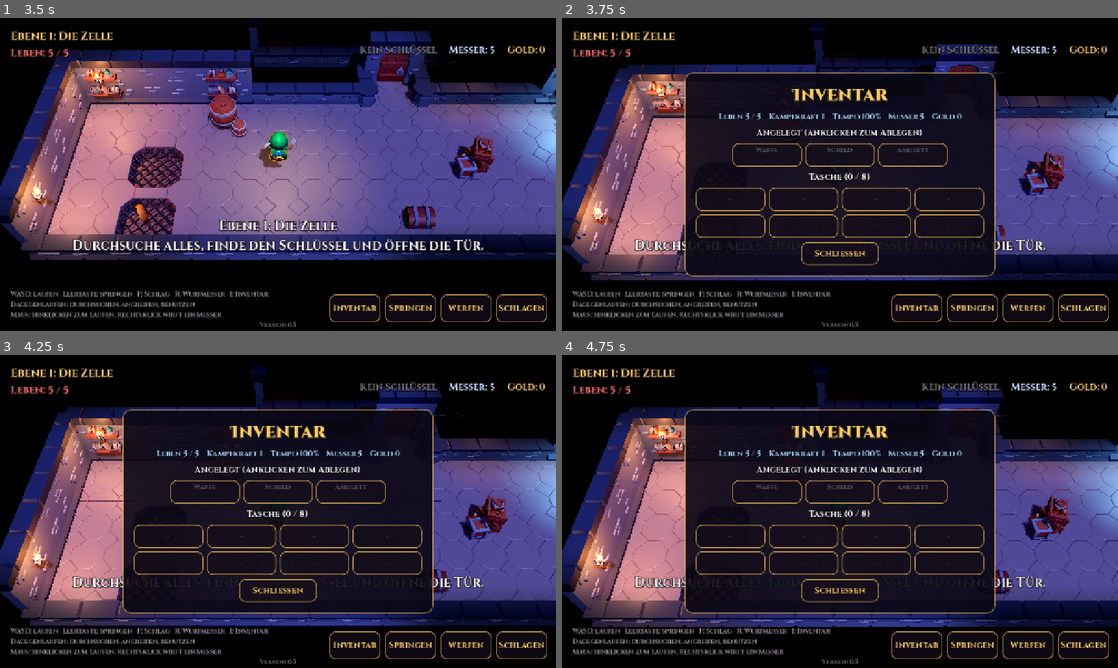
Above: before the commit, frames 1-4 (two rows, left to right).
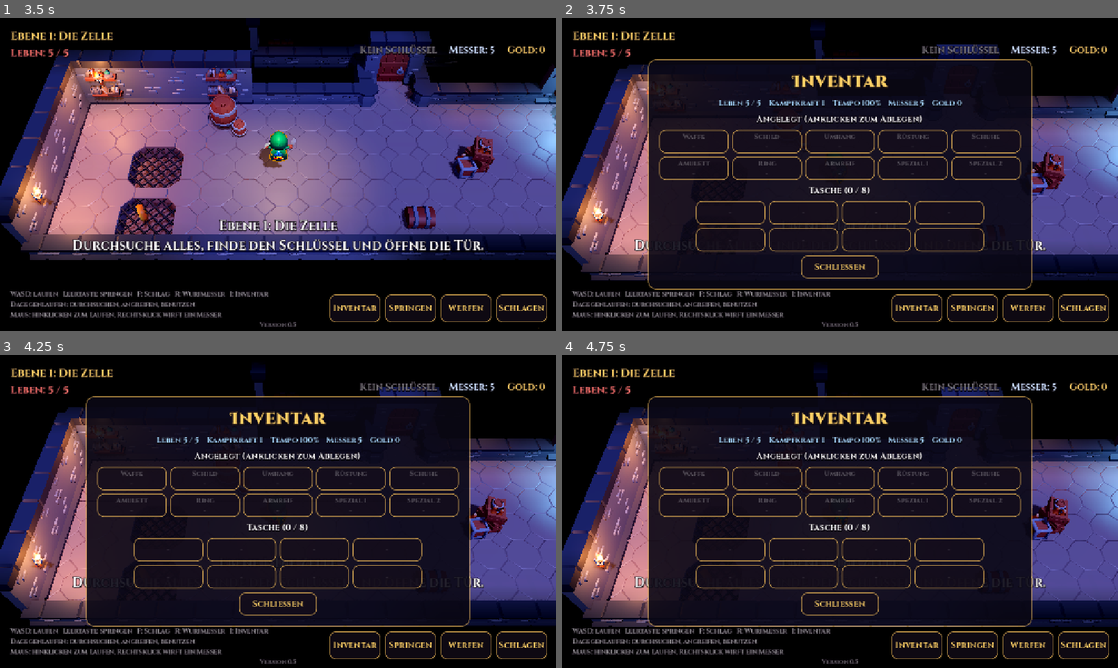
Above: after the commit, the same moments.

Repository: Devilbane/Escape
Game: Godot game, scene res://scenes/main.tscn
Same seed, same stepped clock (60 frames per second), same inputs: the game is played once before the commit and once after it.
Inputs (mouse positions are in pixels of both pictures, inside the frame that each line leads up to):
- Up to frame 1 (3.5 s): tap Enter at 0.5 s; move the mouse to (400, 158) at 0.52 s; hold Right (ui_right) 0.53-1.28 s; tap N at 0.6 s; click (400, 158) at 0.67 s; tap Space at 0.77, 1.52, 3.02 s; move the mouse to (166, 190) at 1.27 s; hold Down (ui_down) 1.28-2.03 s; tap 1 at 1.35 s; move the mouse to (333, 105) at 2.02 s; hold Right (ui_right) 2.03-2.78 s; tap 2 at 2.1 s; move the mouse to (250, 237) at 2.77 s; hold Up (ui_up) from 2.78 s (still down); tap 3 at 2.85 s; click (250, 237) at 2.92 s
- Up to frame 2 (3.75 s): move the mouse to (1006, 221) at 3.52 s; release Up (ui_up) at 3.53 s; hold Left (ui_left) from 3.53 s (still down); tap I at 3.6 s
- Up to frame 3 (4.25 s): keep holding Left (ui_left); tap Space at 3.77 s
- Up to frame 4 (4.75 s): keep holding Left (ui_left); move the mouse to (673, 464) at 4.27 s; tap F at 4.35 s; tap Space at 4.52 s

Frame 1 is identical in both runs. In frame 2, 18% of the frame differs, in the area x 15-85%, y 13-87%; in frame 3, 19%; in frame 4, 19%.

Commit message:
Add cloak, armour, shoes, ring, bracelet and two special slots
New items for each slot. Cloaks, armour and shoes recolour the hero
with a tint shader that keeps the texture's shading. Four specials have
effects of their own: Vampirzahn heals on every kill, Glücksklee doubles
gold, Dornenrune hurts melee attackers and Phönixfeder saves the hero
from death once. The inventory shows the ten slots in two rows.

Co-Authored-By: Claude Opus 5.5 <noreply@anthropic.com>
Claude-Session: https://claude.ai/code/session_01QGyVRgLkXQ7bY3FzbpWzyK

Diff:
--- a/scripts/enemy.gd
+++ b/scripts/enemy.gd
@@ -166,7 +166,7 @@
 	var d := player.global_position - global_position
 	d.y = 0.0
 	if d.length() < MELEE_RANGE + 0.6:
-		player.take_damage(1, global_position)
+		player.take_damage(1, global_position, self)
 
 
 func _shoot(player: Player) -> void:
--- a/scripts/game.gd
+++ b/scripts/game.gd
@@ -403,7 +403,7 @@
 	level.door_opened.connect(func(): show_message("Die Tür öffnet sich knarrend..."))
 	level.door_locked.connect(func(): show_message("Verschlossen. Finde den Schlüssel!"))
 	level.player_hurt.connect(func(): player.take_damage(1, player.global_position - player.facing()))
-	level.enemy_killed.connect(func(): show_message("Das Skelett zerfällt zu Staub.", 1.4))
+	level.enemy_killed.connect(_on_enemy_killed)
 	level.exit_reached.connect(_on_exit_reached)
 	_pending_search = {}
 	_pending_station = {}
@@ -545,8 +545,21 @@
 
 
 func _on_coins_collected(amount: int) -> void:
-	coins += amount
+	coins += _gold(amount)
 	_update_hud()
+
+
+## Gold found, doubled by the lucky clover.
+func _gold(amount: int) -> int:
+	return amount * 2 if player.has_special("gluecksklee") else amount
+
+
+func _on_enemy_killed() -> void:
+	show_message("Das Skelett zerfällt zu Staub.", 1.4)
+	if player.has_special("vampirzahn") and player.hp < player.max_hp and not player.dead:
+		player.hp += 1
+		Effects.float_text(level, player.global_position + Vector3(0, 2.6, 0), "+1", Color(0.5, 1.0, 0.5))
+		_update_hud()
 
 
 ## Running into an object searches it.
@@ -578,8 +591,8 @@
 	var text := "%s: leer" % obj.label
 	var color := Color(0.8, 0.8, 0.85)
 	if loot.has("gold"):
-		coins += loot.gold
-		text = "+%d Gold" % loot.gold
+		coins += _gold(loot.gold)
+		text = "+%d Gold" % _gold(loot.gold)
 		color = GOLD
 	elif loot.has("knives"):
 		player.knives += loot.knives
--- a/scripts/items.gd
+++ b/scripts/items.gd
@@ -1,21 +1,42 @@
 class_name Items
 extends RefCounted
-## Everything the hero can carry: weapons, shields and amulets.
+## Everything the hero can carry: weapons, shields, clothes, jewellery and specials.
 ## Each item adds to one of the hero's values while it is worn.
 
-const SLOTS := ["waffe", "schild", "amulett"]
-const SLOT_NAMES := {"waffe": "Waffe", "schild": "Schild", "amulett": "Amulett"}
+const SLOTS := ["waffe", "schild", "umhang", "ruestung", "schuhe",
+		"amulett", "ring", "armreif", "spezial_1", "spezial_2"]
+const SLOT_NAMES := {"waffe": "Waffe", "schild": "Schild", "umhang": "Umhang",
+		"ruestung": "Rüstung", "schuhe": "Schuhe", "amulett": "Amulett", "ring": "Ring",
+		"armreif": "Armreif", "spezial_1": "Spezial 1", "spezial_2": "Spezial 2"}
 const BAG_SIZE := 8
 
+## Cloaks, armour and shoes also colour the hero ("tint"; "metal" makes it shine).
+## Specials ("spezial") have an effect of their own instead of plain numbers.
 const ALL := {
 	"schwert": {"name": "Schwert", "slot": "waffe", "power": 1, "price": 12, "model": "res://assets/weapons/sword_1handed.gltf"},
 	"axt": {"name": "Axt", "slot": "waffe", "power": 2, "price": 25, "model": "res://assets/weapons/axe_1handed.gltf"},
 	"rundschild": {"name": "Rundschild", "slot": "schild", "hp": 1, "price": 10, "model": "res://assets/weapons/shield_round.gltf"},
 	"wappenschild": {"name": "Wappenschild", "slot": "schild", "hp": 2, "price": 22, "model": "res://assets/weapons/shield_badge.gltf"},
 	"stachelschild": {"name": "Stachelschild", "slot": "schild", "hp": 2, "power": 1, "price": 35, "model": "res://assets/weapons/shield_spikes.gltf"},
+	"wollumhang": {"name": "Wollumhang", "slot": "umhang", "hp": 1, "price": 12, "tint": Color(0.55, 0.4, 0.28)},
+	"schattenumhang": {"name": "Schattenumhang", "slot": "umhang", "hp": 1, "speed": 0.1, "price": 26, "tint": Color(0.16, 0.15, 0.24)},
+	"koenigsumhang": {"name": "Königsumhang", "slot": "umhang", "hp": 2, "power": 1, "price": 42, "tint": Color(0.75, 0.08, 0.1)},
+	"lederwams": {"name": "Lederwams", "slot": "ruestung", "hp": 1, "price": 14, "tint": Color(0.5, 0.3, 0.15)},
+	"kettenhemd": {"name": "Kettenhemd", "slot": "ruestung", "hp": 2, "price": 28, "tint": Color(0.62, 0.64, 0.68), "metal": 0.4},
+	"plattenpanzer": {"name": "Plattenpanzer", "slot": "ruestung", "hp": 3, "power": 1, "price": 48, "tint": Color(1.0, 1.02, 1.1), "metal": 0.55},
+	"lederstiefel": {"name": "Lederstiefel", "slot": "schuhe", "speed": 0.05, "price": 10, "tint": Color(0.45, 0.27, 0.13)},
+	"eilstiefel": {"name": "Eilstiefel", "slot": "schuhe", "speed": 0.15, "price": 26, "tint": Color(0.25, 0.45, 0.95)},
 	"amulett_tempo": {"name": "Amulett der Eile", "slot": "amulett", "speed": 0.1, "price": 15},
 	"amulett_kraft": {"name": "Amulett der Stärke", "slot": "amulett", "power": 1, "price": 18},
 	"amulett_leben": {"name": "Amulett des Lebens", "slot": "amulett", "hp": 1, "price": 15},
+	"kupferring": {"name": "Kupferring", "slot": "ring", "power": 1, "price": 16},
+	"rubinring": {"name": "Rubinring", "slot": "ring", "hp": 1, "power": 1, "price": 32},
+	"bronzearmreif": {"name": "Bronzearmreif", "slot": "armreif", "hp": 1, "price": 12},
+	"silberarmreif": {"name": "Silberarmreif", "slot": "armreif", "power": 1, "speed": 0.05, "price": 27},
+	"vampirzahn": {"name": "Vampirzahn", "slot": "spezial", "price": 40, "effect": "Jeder besiegte Gegner gibt dir 1 Leben"},
+	"gluecksklee": {"name": "Glücksklee", "slot": "spezial", "price": 40, "effect": "Doppeltes Gold"},
+	"dornenrune": {"name": "Dornenrune", "slot": "spezial", "price": 45, "effect": "Wer dich im Nahkampf trifft, erleidet 1 Schaden"},
+	"phoenixfeder": {"name": "Phönixfeder", "slot": "spezial", "price": 60, "effect": "Rettet dich einmal vor dem Tod, dann verbrennt sie"},
 }
 
 
@@ -35,6 +56,8 @@
 		parts.append("+%d Leben" % item.hp)
 	if item.get("speed", 0.0) > 0.0:
 		parts.append("+%d%% Tempo" % roundi(item.speed * 100.0))
+	if item.has("effect"):
+		parts.append(item.effect)
 	return ", ".join(parts)
 
 
--- a/scripts/menus.gd
+++ b/scripts/menus.gd
@@ -138,9 +138,11 @@
 	_add_label("Inventar", 38, game.GOLD, game.TITLE_FONT)
 	_add_label(_stats_text(), 18, BLUE)
 	_add_label("Angelegt (anklicken zum Ablegen)", 20)
-	var row := HBoxContainer.new()
-	row.alignment = BoxContainer.ALIGNMENT_CENTER
-	row.add_theme_constant_override("separation", 8)
+	var row := GridContainer.new()
+	row.columns = 5
+	row.add_theme_constant_override("h_separation", 8)
+	row.add_theme_constant_override("v_separation", 8)
+	row.size_flags_horizontal = Control.SIZE_SHRINK_CENTER
 	_box.add_child(row)
 	for slot in Items.SLOTS:
 		var id: String = p.equipped.get(slot, "")
--- a/scripts/player.gd
+++ b/scripts/player.gd
@@ -332,6 +332,32 @@
 	hp = mini(hp, max_hp)
 	_show_held("waffe", "handslot_r", "Knife")
 	_show_held("schild", "handslot_l", "")
+	_show_tint("umhang", ["Rogue_Cape"])
+	_show_tint("ruestung", ["Rogue_Body"])
+	_show_tint("schuhe", ["Rogue_LegLeft", "Rogue_LegRight"])
+
+
+const TINT_SHADER := preload("res://shaders/tint.gdshader")
+
+
+## Colours the hero's cloak, body or legs after the worn cloak, armour or shoes.
+func _show_tint(slot: String, parts: Array) -> void:
+	var item: Dictionary = Items.ALL.get(equipped.get(slot, ""), {})
+	for part in parts:
+		var mesh := _model.find_child(part, true, false) as MeshInstance3D
+		if not item.has("tint"):
+			mesh.material_override = null
+			continue
+		var mat := ShaderMaterial.new()
+		mat.shader = TINT_SHADER
+		mat.set_shader_parameter("tex", (mesh.mesh.surface_get_material(0) as StandardMaterial3D).albedo_texture)
+		mat.set_shader_parameter("tint", item.tint)
+		mat.set_shader_parameter("metal", item.get("metal", 0.0))
+		mesh.material_override = mat
+
+
+func has_special(id: String) -> bool:
+	return equipped.get("spezial_1", "") == id or equipped.get("spezial_2", "") == id
 
 
 func _show_held(slot: String, hand_name: String, default_part: String) -> void:
@@ -351,6 +377,9 @@
 ## Moves a bag item into its slot; whatever was worn there goes into the bag.
 func equip(id: String) -> void:
 	var slot: String = Items.ALL[id].slot
+	if slot == "spezial":
+		# Two places for specials: take a free one, else swap out the first.
+		slot = "spezial_2" if equipped.has("spezial_1") and not equipped.has("spezial_2") else "spezial_1"
 	bag.erase(id)
 	if equipped.has(slot):
 		bag.append(equipped[slot])
@@ -368,10 +397,18 @@
 	return true
 
 
-func take_damage(amount: int, from: Vector3) -> void:
+func take_damage(amount: int, from: Vector3, attacker: Node = null) -> void:
 	if dead or _invulnerable > 0.0 or frozen:
 		return
 	hp -= amount
+	if attacker and has_special("dornenrune") and attacker.has_method("take_hit"):
+		attacker.take_hit(1, global_position)
+	if hp <= 0 and has_special("phoenixfeder"):
+		# The feather burns up and brings the hero back.
+		equipped.erase("spezial_1" if equipped.get("spezial_1", "") == "phoenixfeder" else "spezial_2")
+		refresh_stats()
+		hp = mini(3, max_hp)
+		Effects.float_text(level, global_position + Vector3(0, 3.0, 0), "Phönixfeder!", Color(1.0, 0.6, 0.2))
 	_invulnerable = 0.9
 	var away := global_position - from
 	away.y = 0.0
--- /dev/null
+++ b/shaders/tint.gdshader
@@ -0,0 +1,15 @@
+shader_type spatial;
+// Recolours a textured part of the hero (cloak, armour, shoes): keeps the
+// light and dark of the texture but swaps its colour for the tint.
+
+uniform sampler2D tex : source_color, filter_linear_mipmap;
+uniform vec3 tint : source_color = vec3(1.0);
+uniform float metal = 0.0;
+
+void fragment() {
+	vec3 c = texture(tex, UV).rgb;
+	float light = dot(c, vec3(0.3, 0.59, 0.11));
+	ALBEDO = tint * (0.45 + light * 1.4);
+	METALLIC = metal;
+	ROUGHNESS = 1.0 - metal * 0.6;
+}
